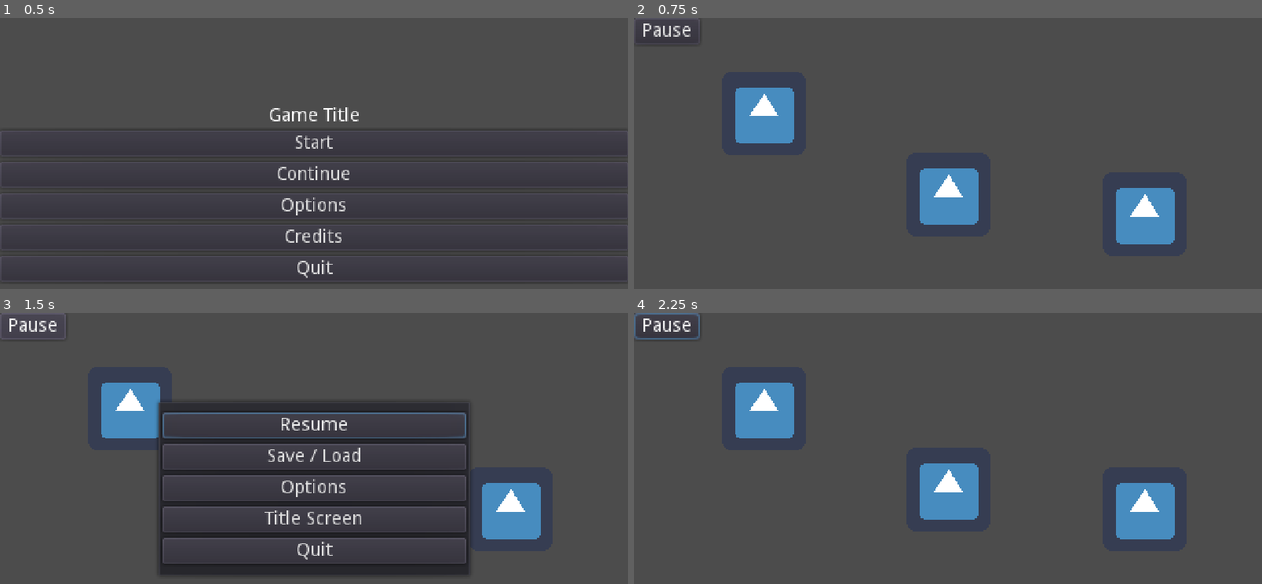
Above: before the commit, frames 1-4 (two rows, left to right).
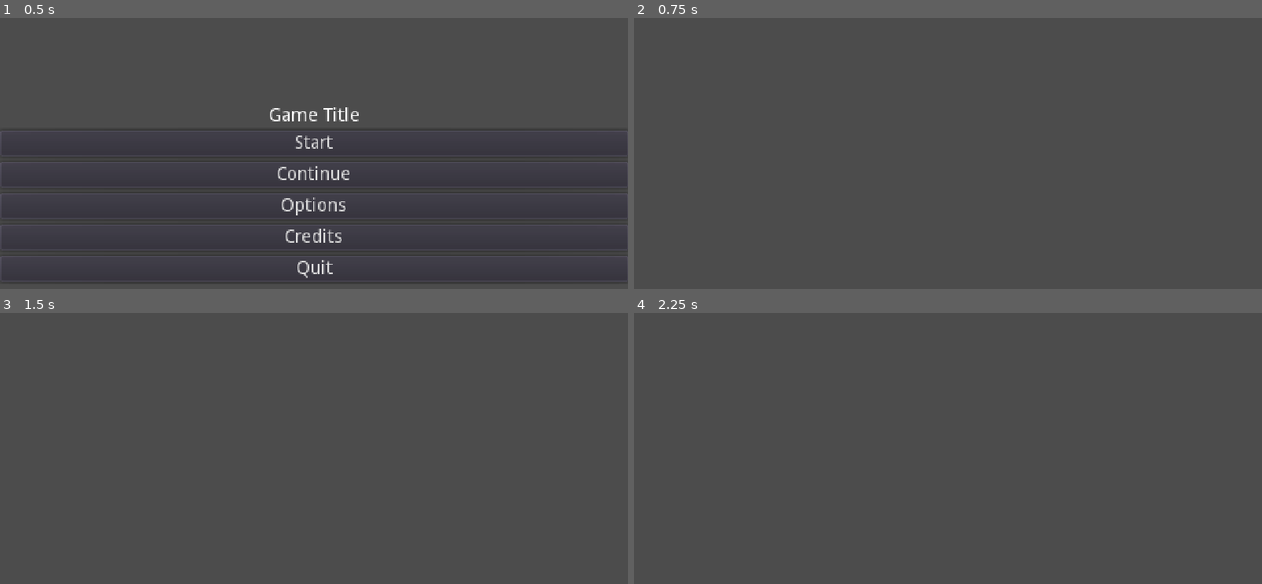
Above: after the commit, the same moments.

Repository: ShatReal/aoe-jam
Game: Godot game, scene res://scenes/main/main.tscn
Same seed, same stepped clock (60 frames per second), same inputs: the game is played once before the commit and once after it. The engine's default icon, where the game draws it, is replaced by a stand-in: a white triangle on a blue panel in a dark square.
Inputs (mouse positions are in pixels of both pictures, inside the frame that each line leads up to):
- Up to frame 1 (0.5 s): no input
- Up to frame 2 (0.75 s): click "Start" at 0.5 s
- Up to frame 3 (1.5 s): click (31, 326) at 1.25 s, where only the run before the commit has a clickable "Pause"
- Up to frame 4 (2.25 s): click (948, 424) at 2 s, where only the run before the commit has a clickable "Resume"

Frame 1 is identical in both runs. In frame 2, 5.9% of the frame differs, in the area x 1-87%, y 2-84%; in frame 3, 14%, in the area x 0-87%, y 0-97%; in frame 4, 6.1%.
Error after the commit: Attempt to call function 'instance' in base 'null instance' on a null instance. (res://scenes/main/main.gd:22)

Commit message:
Added clickable interactibles, added rudimentary room with single object

Diff:
--- a/scenes/interactables/interactable.gd
+++ b/scenes/interactables/interactable.gd
@@ -1,4 +1,4 @@
-extends StaticBody2D
+extends Node2D
 
 
 signal show_dialogue(dialogue)
--- a/scenes/interactables/interactable.tscn
+++ b/scenes/interactables/interactable.tscn
@@ -1,15 +1,12 @@
-[gd_scene load_steps=5 format=2]
+[gd_scene load_steps=4 format=2]
 
 [ext_resource path="res://icon.png" type="Texture" id=1]
 [ext_resource path="res://scenes/interactables/interactable.gd" type="Script" id=2]
 
-[sub_resource type="RectangleShape2D" id=1]
-extents = Vector2( 32, 32 )
-
 [sub_resource type="CircleShape2D" id=2]
 radius = 50.0
 
-[node name="Interactable" type="StaticBody2D" groups=[
+[node name="Interactable" type="Node2D" groups=[
 "interactable",
 ]]
 script = ExtResource( 2 )
@@ -17,9 +14,6 @@
 [node name="Sprite" type="Sprite" parent="."]
 texture = ExtResource( 1 )
 
-[node name="CollisionShape2D" type="CollisionShape2D" parent="."]
-shape = SubResource( 1 )
-
 [node name="Area2D" type="Area2D" parent="."]
 
 [node name="CollisionShape2D" type="CollisionShape2D" parent="Area2D"]
--- /dev/null
+++ b/scenes/room/room.tscn
@@ -0,0 +1,105 @@
+[gd_scene load_steps=6 format=2]
+
+[ext_resource path="res://scenes/room/room.png" type="Texture" id=1]
+[ext_resource path="res://scenes/room/chair.png" type="Texture" id=2]
+[ext_resource path="res://scenes/pause/pause.tscn" type="PackedScene" id=5]
+
+[sub_resource type="GDScript" id=1]
+script/source = "extends Node
+
+var _cur_line := -1
+var _cur_dialogue: PoolStringArray
+
+onready var _dialogue := $UI/Dialogue
+onready var _text := $UI/Dialogue/Text
+onready var _text_timer := $UI/Dialogue/Timer
+
+func _ready() -> void:
+	for i in get_tree().get_nodes_in_group(\"interactable\"):
+		i.connect(\"object_clicked\", self, \"_on_object_clicked\")
+
+func _on_object_clicked(dialogue: PoolStringArray) -> void:
+	_dialogue.show()
+	_cur_dialogue = dialogue
+	_cur_line = -1
+	_advance_line()
+
+func _advance_line() -> void:
+	_cur_line += 1
+	_text.bbcode_text = _cur_dialogue[_cur_line]
+	_text.visible_characters = 0
+	_text_timer.start()
+
+
+func _on_text_timer_timeout() -> void:
+	_text.visible_characters += 1
+	if not _text.percent_visible == 1.0:
+		_text_timer.start()
+"
+
+[sub_resource type="GDScript" id=2]
+script/source = "extends Node2D
+
+signal object_clicked(node)
+
+export(PoolStringArray) var dialogue: PoolStringArray
+
+func _on_Area2D_input_event( viewport, event, shape_idx ):
+	if event is InputEventMouseButton and event.pressed:
+		emit_signal(\"object_clicked\", self)
+"
+
+[node name="Node2D" type="Node"]
+script = SubResource( 1 )
+
+[node name="UI" type="CanvasLayer" parent="."]
+pause_mode = 2
+
+[node name="Dialogue" type="PanelContainer" parent="UI"]
+visible = false
+anchor_top = 1.0
+anchor_right = 1.0
+anchor_bottom = 1.0
+margin_top = -100.0
+rect_min_size = Vector2( 480, 100 )
+__meta__ = {
+"_edit_use_anchors_": false
+}
+
+[node name="Text" type="RichTextLabel" parent="UI/Dialogue"]
+margin_left = 7.0
+margin_top = 7.0
+margin_right = 473.0
+margin_bottom = 93.0
+size_flags_horizontal = 3
+size_flags_vertical = 3
+bbcode_enabled = true
+
+[node name="Timer" type="Timer" parent="UI/Dialogue"]
+wait_time = 0.1
+one_shot = true
+
+[node name="PausePop" parent="." instance=ExtResource( 5 )]
+
+[node name="Background" type="Sprite" parent="."]
+texture = ExtResource( 1 )
+centered = false
+
+[node name="Objects" type="Node2D" parent="."]
+
+[node name="Chair" type="Node2D" parent="Objects" groups=[
+"interactable",
+]]
+script = SubResource( 2 )
+dialogue = PoolStringArray( "This is merely an ordinary chair.", "Though it looks quite ugly." )
+
+[node name="Sprite" type="Sprite" parent="Objects/Chair"]
+position = Vector2( 158.846, 206.9 )
+texture = ExtResource( 2 )
+
+[node name="Area2D" type="Area2D" parent="Objects/Chair/Sprite"]
+
+[node name="CollisionPolygon2D" type="CollisionPolygon2D" parent="Objects/Chair/Sprite/Area2D"]
+polygon = PoolVector2Array( 12.5, -23.3, 12.5, -19.6, 10.2, -5.2, 27.5, 3.4, 27.5, 37, 14.5, 37, 14.5, 24, 10.2, 24, 8.5, 37, -10.5, 37, -10.5, 22.3, -14.2, 20.8, -16, 37, -23.7, 37, -27.5, 35.1, -27.5, -37, -19.7, -37, -18, -35.7, -16, -37, 4.7, -37 )
+
+[connection signal="input_event" from="Objects/Chair/Sprite/Area2D" to="Objects/Chair" method="_on_Area2D_input_event"]
--- /dev/null
+++ b/scenes/state/state.gd
@@ -0,0 +1 @@
+extends Node
--- /dev/null
+++ b/scenes/state/state.tscn
@@ -0,0 +1,6 @@
+[gd_scene load_steps=2 format=2]
+
+[ext_resource path="res://scenes/state/state.gd" type="Script" id=1]
+
+[node name="Node" type="Node"]
+script = ExtResource( 1 )
--- a/scenes/world/world.gd
+++ b/scenes/world/world.gd
@@ -8,18 +8,23 @@
 onready var _text := $UI/Dialogue/Text
 onready var _text_timer := $UI/Dialogue/Timer
 
-
 func _ready() -> void:
 	for i in get_tree().get_nodes_in_group("interactable"):
-		i.connect("show_dialogue", self, "_on_dialogue_triggered")
+		i.connect("object_clicked", self, "_on_object_clicked")
 
+func _on_object_clicked(object: Node2D) -> void:
+	if "dialogue" in object and not object.dialogue.empty():
+		_dialogue.show()
+		_cur_dialogue = object.dialogue
+		_cur_line = -1
+		_advance_line()
 
 func _unhandled_input(event: InputEvent) -> void:
 	if event.is_action_pressed("interact") and $UI/Dialogue.visible:
 		if _text.percent_visible == 1.0:
 			if _cur_line == _cur_dialogue.size() - 1:
 				_dialogue.hide()
-				$Player.can_move = true
+				#$Player.can_move = true
 			else:
 				_advance_line()
 		else:
--- a/scenes/world/world.tscn
+++ b/scenes/world/world.tscn
@@ -1,9 +1,10 @@
-[gd_scene load_steps=5 format=2]
+[gd_scene load_steps=6 format=2]
 
 [ext_resource path="res://scenes/world/world.gd" type="Script" id=1]
 [ext_resource path="res://scenes/pause/pause.tscn" type="PackedScene" id=2]
-[ext_resource path="res://scenes/player/player.tscn" type="PackedScene" id=3]
-[ext_resource path="res://scenes/interactables/interactable.tscn" type="PackedScene" id=4]
+[ext_resource path="res://scenes/room/clickable.gd" type="Script" id=5]
+[ext_resource path="res://scenes/room/chair.png" type="Texture" id=6]
+[ext_resource path="res://scenes/room/room.png" type="Texture" id=7]
 
 [node name="World" type="Node"]
 script = ExtResource( 1 )
@@ -22,11 +23,15 @@
 
 [node name="Dialogue" type="PanelContainer" parent="UI"]
 visible = false
+self_modulate = Color( 1, 1, 1, 0.768627 )
+anchor_left = 0.5
 anchor_top = 1.0
-anchor_right = 1.0
+anchor_right = 0.5
 anchor_bottom = 1.0
-margin_top = -100.0
-rect_min_size = Vector2( 480, 100 )
+margin_left = -220.0
+margin_top = -44.0
+margin_right = 220.0
+rect_min_size = Vector2( 440, 44 )
 __meta__ = {
 "_edit_use_anchors_": false
 }
@@ -34,8 +39,8 @@
 [node name="Text" type="RichTextLabel" parent="UI/Dialogue"]
 margin_left = 7.0
 margin_top = 7.0
-margin_right = 473.0
-margin_bottom = 93.0
+margin_right = 433.0
+margin_bottom = 37.0
 size_flags_horizontal = 3
 size_flags_vertical = 3
 bbcode_enabled = true
@@ -46,16 +51,27 @@
 
 [node name="PausePop" parent="." instance=ExtResource( 2 )]
 
-[node name="Player" parent="." instance=ExtResource( 3 )]
-position = Vector2( 138, 94 )
+[node name="Background" type="Sprite" parent="."]
+texture = ExtResource( 7 )
+centered = false
 
-[node name="Interactable" parent="." instance=ExtResource( 4 )]
-position = Vector2( -3, 32 )
-dialogue = PoolStringArray( "Line 1", "Line 2" )
+[node name="Objects" type="Node2D" parent="."]
 
-[node name="Interactable2" parent="." instance=ExtResource( 4 )]
-position = Vector2( 288, 109 )
-dialogue = PoolStringArray( "This is a test dialogue.", "This is the second line." )
+[node name="Chair" type="Node2D" parent="Objects" groups=[
+"interactable",
+]]
+script = ExtResource( 5 )
+dialogue = PoolStringArray( "This is merely an ordinary chair. asd askjdh askhdjsahdajs hdasj hdasjhd asjhd", "Though it looks quite ugly." )
+
+[node name="Sprite" type="Sprite" parent="Objects/Chair"]
+position = Vector2( 158.846, 206.9 )
+texture = ExtResource( 6 )
+
+[node name="Area2D" type="Area2D" parent="Objects/Chair/Sprite"]
+
+[node name="CollisionPolygon2D" type="CollisionPolygon2D" parent="Objects/Chair/Sprite/Area2D"]
+polygon = PoolVector2Array( 12.5, -23.3, 12.5, -19.6, 10.2, -5.2, 27.5, 3.4, 27.5, 37, 14.5, 37, 14.5, 24, 10.2, 24, 8.5, 37, -10.5, 37, -10.5, 22.3, -14.2, 20.8, -16, 37, -23.7, 37, -27.5, 35.1, -27.5, -37, -19.7, -37, -18, -35.7, -16, -37, 4.7, -37 )
 
 [connection signal="pressed" from="UI/Pause" to="." method="_on_pause_pressed"]
 [connection signal="timeout" from="UI/Dialogue/Timer" to="." method="_on_text_timer_timeout"]
+[connection signal="input_event" from="Objects/Chair/Sprite/Area2D" to="Objects/Chair" method="_on_Area2D_input_event"]
Binary file added: scenes/room/chair.png
Not shown, added: scenes/room/chair.png.import
Binary file added: scenes/room/room.png
Not shown, added: scenes/room/room.png.import
